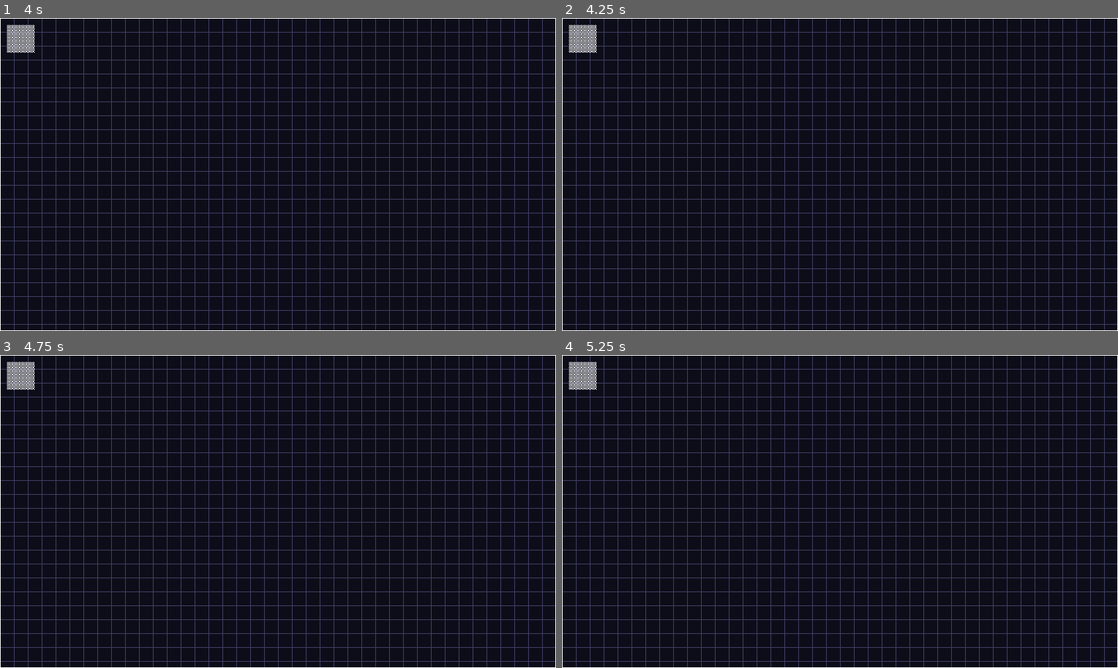
Above: before the commit, frames 1-4 (two rows, left to right).
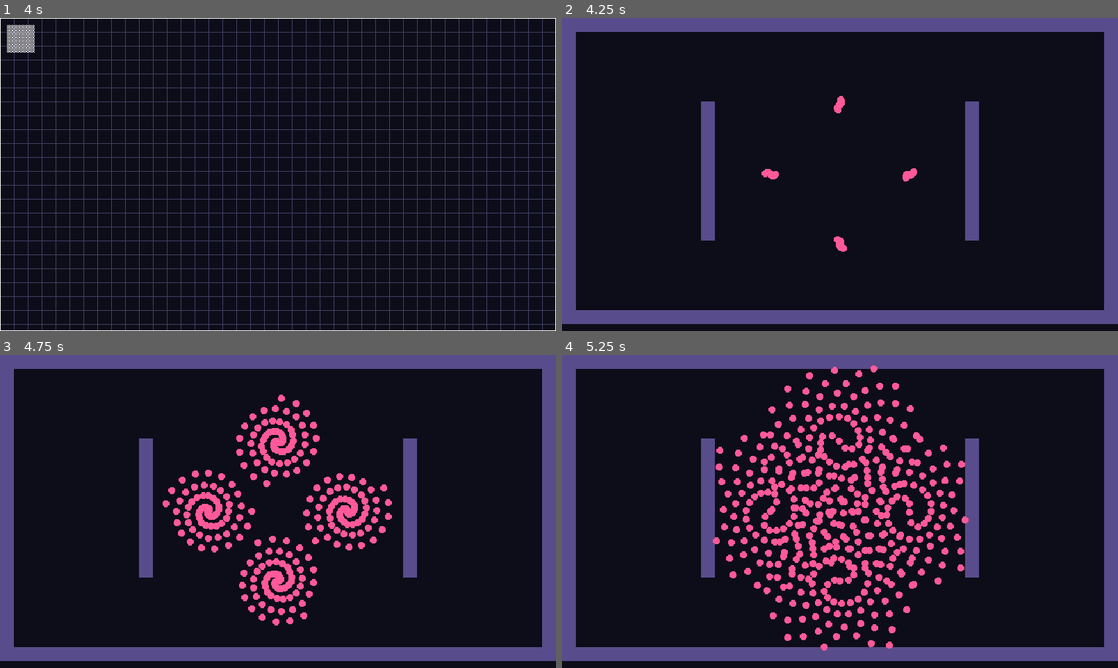
Above: after the commit, the same moments.

Repository: Kroustille/hypnagogia
Game: Godot game, scene res://main/main.tscn
Same seed, same stepped clock (60 frames per second), same inputs: the game is played once before the commit and once after it.
Inputs:
- Up to frame 1 (4 s): tap Enter at 0.5, 2, 3.5 s; tap Space at 1.25, 2.75 s
- Up to frame 2 (4.25 s): tap F5 (debug_load_test, bound only after the commit) at 4.15 s
- Up to frame 3 (4.75 s): no input
- Up to frame 4 (5.25 s): no input

Frame 1 is identical in both runs. In frame 2, 24% of the frame differs, in the area x 0-100%, y 0-100%; in frame 3, 29%; in frame 4, 32%.

Commit message:
feat(combat): add data-oriented bullet manager and load test
BulletManager keeps bullets in fixed parallel arrays with a free-slot stack,
draws them through one MultiMeshInstance2D per appearance and frees them on
wall cells. F5 starts a 400-bullet load test, F3 shows the bullet counters.

Co-Authored-By: Claude Sonnet 5.5 <noreply@anthropic.com>

Diff:
--- /dev/null
+++ b/game/combat/bullets/bullet_manager.gd
@@ -0,0 +1,150 @@
+class_name BulletManager
+extends Node2D
+## Data-oriented bullet manager (ADR-001): one per camp, no node per bullet.
+## Bullets live in fixed-size parallel arrays with a free-slot stack, and are drawn by one
+## MultiMeshInstance2D per appearance. Positions are local to this node, which must sit at the
+## origin of the scene together with the solid TileMapLayers passed to setup().
+## Never log from the update loops: counters are shown by the F3 overlay.
+
+enum Camp { ENEMY, PLAYER }
+
+const FLAG_ACTIVE: int = 1
+## Reserved for the graze and perfect dash rules of epic 2 (pattern P2).
+const FLAG_COUNTED: int = 2
+
+@export var camp: Camp = Camp.ENEMY
+## Fixed pool size. Set before add_child().
+@export var capacity: int = 512
+
+## Bullets currently alive.
+var active_count: int = 0
+## Shots refused because the pool was full, since the start.
+var refused_count: int = 0
+
+var _clock_group: GameClock.Group = GameClock.Group.ENEMY_BULLETS
+var _solid_layers: Array[TileMapLayer] = []
+
+var _positions: PackedVector2Array = PackedVector2Array()
+var _velocities: PackedVector2Array = PackedVector2Array() # pixels per second
+var _radii: PackedFloat32Array = PackedFloat32Array() # pixels
+var _lifetimes: PackedFloat32Array = PackedFloat32Array() # seconds left
+var _flags: PackedByteArray = PackedByteArray()
+var _appearances: PackedByteArray = PackedByteArray()
+var _free_slots: PackedInt32Array = PackedInt32Array()
+var _free_top: int = 0
+## 1 + the highest slot ever used: upper bound of every loop.
+var _high_water: int = 0
+
+var _multimeshes: Array[MultiMesh] = []
+var _render_counts: PackedInt32Array = PackedInt32Array()
+
+
+## Dependency injection: call before add_child(). The layers (Walls, HighObstacles) stop bullets.
+func setup(solid_layers: Array[TileMapLayer]) -> void:
+	_solid_layers = solid_layers
+
+
+func _ready() -> void:
+	assert(position == Vector2.ZERO, "BulletManager must sit at the scene origin")
+	for layer: TileMapLayer in _solid_layers:
+		assert(layer.position == Vector2.ZERO, "Solid layers must share the BulletManager origin")
+	_clock_group = (
+		GameClock.Group.ENEMY_BULLETS if camp == Camp.ENEMY else GameClock.Group.PLAYER_BULLETS
+	)
+	_positions.resize(capacity)
+	_velocities.resize(capacity)
+	_radii.resize(capacity)
+	_lifetimes.resize(capacity)
+	_flags.resize(capacity)
+	_appearances.resize(capacity)
+	_free_slots.resize(capacity)
+	for i: int in capacity:
+		_free_slots[i] = capacity - 1 - i # pops give slot 0 first
+	_free_top = capacity
+	add_to_group(Const.GROUP_BULLET_MANAGERS)
+
+
+## Registers a look (one MultiMeshInstance2D) and returns its index for BulletParams.appearance.
+func add_appearance(texture: Texture2D) -> int:
+	var quad: QuadMesh = QuadMesh.new()
+	quad.size = texture.get_size()
+	var multimesh: MultiMesh = MultiMesh.new()
+	multimesh.transform_format = MultiMesh.TRANSFORM_2D # must be set before instance_count
+	multimesh.mesh = quad
+	multimesh.instance_count = capacity
+	multimesh.visible_instance_count = 0
+	var view: MultiMeshInstance2D = MultiMeshInstance2D.new()
+	view.multimesh = multimesh
+	view.texture = texture
+	add_child(view)
+	_multimeshes.append(multimesh)
+	_render_counts.append(0)
+	return _multimeshes.size() - 1
+
+
+## Fires one bullet. origin is in this node's local space, direction must be normalized.
+## Returns false, without error or log, when the pool is full (the refusal is counted).
+func fire(params: BulletParams, origin: Vector2, direction: Vector2) -> bool:
+	if params == null or params.appearance < 0 or params.appearance >= _multimeshes.size():
+		Log.error("combat", "fire() called without valid params or appearance")
+		assert(false, "Invalid BulletParams")
+		return false
+	assert(is_equal_approx(direction.length_squared(), 1.0), "Bullet direction must be normalized")
+	if _free_top == 0:
+		refused_count += 1
+		return false
+	var speed: float = params.speed * Const.TILE_SIZE
+	assert(speed / Engine.physics_ticks_per_second < Const.TILE_SIZE, "Bullet fast enough to cross a tile in one tick")
+	_free_top -= 1
+	var i: int = _free_slots[_free_top]
+	_positions[i] = origin
+	_velocities[i] = direction * speed
+	_radii[i] = params.radius * Const.TILE_SIZE
+	_lifetimes[i] = params.lifetime
+	_flags[i] = FLAG_ACTIVE
+	_appearances[i] = params.appearance
+	_high_water = maxi(_high_water, i + 1)
+	active_count += 1
+	return true
+
+
+func _physics_process(delta: float) -> void:
+	var step: float = delta * GameClock.scale(_clock_group) # one read per tick
+	if step <= 0.0:
+		return
+	for i: int in _high_water:
+		if _flags[i] & FLAG_ACTIVE == 0:
+			continue
+		_positions[i] += _velocities[i] * step
+		_lifetimes[i] -= step
+		if _lifetimes[i] <= 0.0 or _hits_solid(_positions[i]):
+			_free(i)
+
+
+func _process(_delta: float) -> void:
+	if _multimeshes.is_empty():
+		return
+	_render_counts.fill(0)
+	for i: int in _high_water:
+		if _flags[i] & FLAG_ACTIVE == 0:
+			continue
+		var appearance: int = _appearances[i]
+		var n: int = _render_counts[appearance]
+		_multimeshes[appearance].set_instance_transform_2d(n, Transform2D(0.0, _positions[i]))
+		_render_counts[appearance] = n + 1
+	for a: int in _multimeshes.size():
+		_multimeshes[a].visible_instance_count = _render_counts[a]
+
+
+func _hits_solid(pos: Vector2) -> bool:
+	for layer: TileMapLayer in _solid_layers:
+		if layer.get_cell_source_id(layer.local_to_map(pos)) != -1:
+			return true
+	return false
+
+
+func _free(i: int) -> void:
+	_flags[i] = 0
+	_free_slots[_free_top] = i
+	_free_top += 1
+	active_count -= 1
--- /dev/null
+++ b/game/combat/bullets/bullet_params.gd
@@ -0,0 +1,14 @@
+class_name BulletParams
+extends Resource
+## Parameters of one shot. Distances are in tiles and durations in seconds (AR9):
+## BulletManager.fire() converts them to pixels, the only place where that conversion happens.
+## Item effects (pierce, rear shot, size) will extend this in epic 5; no speculative field here.
+
+## Travel speed, in tiles per second.
+@export var speed: float = 5.5
+## Collision radius, in tiles. Stored for the hit tests of later stories; unused by wall tests.
+@export var radius: float = 0.25
+## Seconds before the bullet disappears.
+@export var lifetime: float = 8.0
+## Index returned by BulletManager.add_appearance().
+@export var appearance: int = 0
--- a/game/core/constants.gd
+++ b/game/core/constants.gd
@@ -3,6 +3,9 @@
 
 const TILE_SIZE: int = 16
 const VIEWPORT: Vector2i = Vector2i(640, 360)
+
+## Node group of every BulletManager, read by the F3 overlay.
+const GROUP_BULLET_MANAGERS: StringName = &"bullet_managers"
 
 ## Integer scale factor the engine applies to a window of this size (0 when the window is smaller than the viewport, e.g. minimized).
 @warning_ignore("integer_division")
--- /dev/null
+++ b/game/debug/bullet_load_test.gd
@@ -0,0 +1,88 @@
+class_name BulletLoadTest
+extends Node2D
+## Debug-only load test (F5): keeps ~400 enemy bullets alive inside a walled field (story 1.2).
+## The temporary Walls layer is built in code and replaced by the arena in story 1.3.
+## Bullet directions come from a golden-angle counter: no global RNG (AR14).
+
+const TARGET_COUNT: int = 400
+const FIRE_PER_TICK: int = 8
+const GOLDEN_ANGLE: float = 2.39996
+const POOL_CAPACITY: int = 512
+const FIELD_CELLS: Vector2i = Vector2i(40, 22)
+const EMITTERS: Array[Vector2] = [
+	Vector2(240.0, 180.0), Vector2(400.0, 180.0), Vector2(320.0, 100.0), Vector2(320.0, 260.0),
+]
+const BACKGROUND_COLOR: Color = Color(0.05, 0.05, 0.1)
+const WALL_COLOR: Color = Color(0.35, 0.3, 0.55)
+const BULLET_COLOR: Color = Color(1.0, 0.35, 0.6)
+const BULLET_SIZE: int = 8
+
+var _manager: BulletManager
+var _params: BulletParams = BulletParams.new()
+var _shot_counter: int = 0
+
+
+func _ready() -> void:
+	# Run after the manager's own tick, so the count read after a frame is the refilled one.
+	process_physics_priority = 1
+	var walls: TileMapLayer = _build_walls()
+	add_child(walls)
+	var solid_layers: Array[TileMapLayer] = [walls]
+
+	_manager = BulletManager.new()
+	_manager.camp = BulletManager.Camp.ENEMY
+	_manager.capacity = POOL_CAPACITY
+	_manager.setup(solid_layers)
+	add_child(_manager)
+	_params.appearance = _manager.add_appearance(_make_bullet_texture())
+	Log.info("combat", "bullet load test started target=%d" % TARGET_COUNT)
+
+
+func _physics_process(_delta: float) -> void:
+	var to_fire: int = mini(FIRE_PER_TICK, TARGET_COUNT - _manager.active_count)
+	for i: int in to_fire:
+		var emitter: Vector2 = EMITTERS[_shot_counter % EMITTERS.size()]
+		var direction: Vector2 = Vector2.from_angle(_shot_counter * GOLDEN_ANGLE)
+		_shot_counter += 1
+		_manager.fire(_params, emitter, direction)
+
+
+func _draw() -> void:
+	draw_rect(Rect2(Vector2.ZERO, Vector2(Const.VIEWPORT)), BACKGROUND_COLOR)
+
+
+func _build_walls() -> TileMapLayer:
+	var image: Image = Image.create(Const.TILE_SIZE, Const.TILE_SIZE, false, Image.FORMAT_RGBA8)
+	image.fill(WALL_COLOR)
+	var source: TileSetAtlasSource = TileSetAtlasSource.new()
+	source.texture = ImageTexture.create_from_image(image)
+	source.texture_region_size = Vector2i(Const.TILE_SIZE, Const.TILE_SIZE)
+	source.create_tile(Vector2i.ZERO)
+	var tile_set: TileSet = TileSet.new()
+	tile_set.tile_size = Vector2i(Const.TILE_SIZE, Const.TILE_SIZE)
+	var source_id: int = tile_set.add_source(source)
+
+	var layer: TileMapLayer = TileMapLayer.new()
+	layer.name = "Walls"
+	layer.tile_set = tile_set
+	for x: int in FIELD_CELLS.x:
+		layer.set_cell(Vector2i(x, 0), source_id, Vector2i.ZERO)
+		layer.set_cell(Vector2i(x, FIELD_CELLS.y - 1), source_id, Vector2i.ZERO)
+	for y: int in FIELD_CELLS.y:
+		layer.set_cell(Vector2i(0, y), source_id, Vector2i.ZERO)
+		layer.set_cell(Vector2i(FIELD_CELLS.x - 1, y), source_id, Vector2i.ZERO)
+	for y: int in range(6, 16): # two inner bars, so walls are hit from inside too
+		layer.set_cell(Vector2i(10, y), source_id, Vector2i.ZERO)
+		layer.set_cell(Vector2i(29, y), source_id, Vector2i.ZERO)
+	return layer
+
+
+func _make_bullet_texture() -> Texture2D:
+	var image: Image = Image.create(BULLET_SIZE, BULLET_SIZE, false, Image.FORMAT_RGBA8)
+	var center: Vector2 = Vector2(BULLET_SIZE, BULLET_SIZE) / 2.0
+	var radius: float = BULLET_SIZE / 2.0
+	for y: int in BULLET_SIZE:
+		for x: int in BULLET_SIZE:
+			if (Vector2(x + 0.5, y + 0.5) - center).length() <= radius:
+				image.set_pixel(x, y, BULLET_COLOR)
+	return ImageTexture.create_from_image(image)
--- /dev/null
+++ b/game/debug/bullet_load_test.tscn
@@ -0,0 +1,6 @@
+[gd_scene load_steps=2 format=3]
+
+[ext_resource type="Script" path="res://debug/bullet_load_test.gd" id="1_loadtest"]
+
+[node name="BulletLoadTest" type="Node2D"]
+script = ExtResource("1_loadtest")
--- a/game/debug/perf_overlay.gd
+++ b/game/debug/perf_overlay.gd
@@ -1,6 +1,6 @@
 class_name PerfOverlay
 extends Control
-## F3 performance overlay: FPS, 1% low, window size and integer scale factor.
+## F3 performance overlay: FPS, 1% low, window size, integer scale factor and bullet counters.
 ## Present in every build. Measures the engine (real delta, not GameClock) and keeps running while paused.
 ## Texts are technical readouts (units/abbreviations), not game text: they intentionally bypass tr().
 ## This exemption only applies to debug/.
@@ -56,11 +56,26 @@
 func _refresh_text() -> void:
 	var size: Vector2i = get_window().size
 	var factor: int = Const.integer_scale(size)
-	_label.text = "FPS %d | 1%% low %d | %dx%d x%d" % [
+	var bullets: Vector2i = _bullet_counts()
+	_label.text = "FPS %d | 1%% low %d | %dx%d x%d\nBullets %d | refused %d" % [
 		roundi(Engine.get_frames_per_second()),
 		roundi(_one_percent_low()),
 		size.x, size.y, factor,
+		bullets.x, bullets.y,
 	]
+
+
+## Sum of (active, refused) over every BulletManager, found by node group. Called at 2 Hz only.
+func _bullet_counts() -> Vector2i:
+	var active: int = 0
+	var refused: int = 0
+	for node: Node in get_tree().get_nodes_in_group(Const.GROUP_BULLET_MANAGERS):
+		var manager: BulletManager = node as BulletManager
+		if manager == null:
+			continue
+		active += manager.active_count
+		refused += manager.refused_count
+	return Vector2i(active, refused)
 
 
 ## FPS at the 99th percentile of recorded frame durations (sorts a copy; called twice a second only).
--- a/game/debug/perf_overlay.tscn
+++ b/game/debug/perf_overlay.tscn
@@ -16,6 +16,6 @@
 offset_left = 4.0
 offset_top = 2.0
 offset_right = 300.0
-offset_bottom = 20.0
+offset_bottom = 40.0
 theme_override_colors/font_outline_color = Color(0, 0, 0, 1)
 theme_override_constants/outline_size = 4
--- a/game/main/main.gd
+++ b/game/main/main.gd
@@ -3,8 +3,10 @@
 ## Application root. Hosts the active scene and the UI layer.
 
 const SCALE_TEST_PATTERN_PATH: String = "res://debug/scale_test_pattern.tscn"
+const BULLET_LOAD_TEST_PATH: String = "res://debug/bullet_load_test.tscn"
 
 var _last_scale_factor: int = -1
+var _load_test_active: bool = false
 
 @onready var _active_scene: Node = %ActiveScene
 
@@ -14,7 +16,7 @@
 	if OS.is_debug_build():
 		_check_viewport_size()
 		_check_collision_layer_names()
-		_spawn_scale_test_pattern()
+		_show_debug_scene(SCALE_TEST_PATTERN_PATH)
 	get_window().size_changed.connect(_on_window_size_changed)
 	_on_window_size_changed()
 
@@ -36,12 +38,24 @@
 			assert(false, "Collision layer names out of sync with Const")
 
 
-func _spawn_scale_test_pattern() -> void:
-	var pattern_scene: PackedScene = load(SCALE_TEST_PATTERN_PATH) as PackedScene
-	if pattern_scene == null:
-		Log.warn("ui", "scale test pattern not found at %s" % SCALE_TEST_PATTERN_PATH)
+func _unhandled_input(event: InputEvent) -> void:
+	if not OS.is_debug_build():
 		return
-	_active_scene.add_child(pattern_scene.instantiate())
+	if event.is_action_pressed("debug_load_test"):
+		_load_test_active = not _load_test_active
+		_show_debug_scene(BULLET_LOAD_TEST_PATH if _load_test_active else SCALE_TEST_PATTERN_PATH)
+		get_viewport().set_input_as_handled()
+
+
+## Debug only: replaces the content of ActiveScene by a debug scene.
+func _show_debug_scene(path: String) -> void:
+	var debug_scene: PackedScene = load(path) as PackedScene
+	if debug_scene == null:
+		Log.warn("ui", "debug scene not found at %s" % path)
+		return
+	for child: Node in _active_scene.get_children():
+		child.queue_free()
+	_active_scene.add_child(debug_scene.instantiate())
 
 
 func _on_window_size_changed() -> void:
--- a/game/project.godot
+++ b/game/project.godot
@@ -51,6 +51,11 @@
 "events": [Object(InputEventKey,"resource_local_to_scene":false,"resource_name":"","device":-1,"window_id":0,"alt_press …(196 unchanged characters)…
 }
 
+debug_load_test={
+"deadzone": 0.2,
+"events": [Object(InputEventKey,"resource_local_to_scene":false,"resource_name":"","device":-1,"window_id":0,"alt_pressed":false,"shift_pressed":false,"ctrl_pressed":false,"meta_pressed":false,"pressed":false,"keycode":0,"physical_keycode":4194336,"key_label":0,"unicode":0,"location":0,"echo":false,"script":null)]
+}
+
 [layer_names]
 
 2d_physics/layer_1="walls"
Not shown, added: game/combat/bullets/bullet_manager.gd.uid
Not shown, added: game/combat/bullets/bullet_params.gd.uid
Not shown, added: game/debug/bullet_load_test.gd.uid
